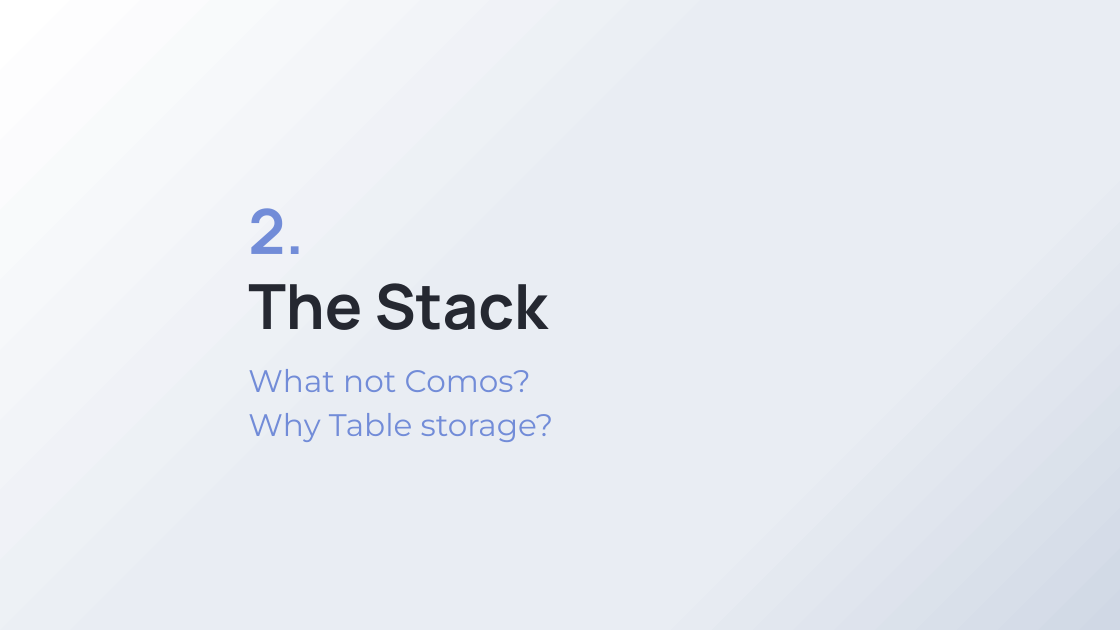
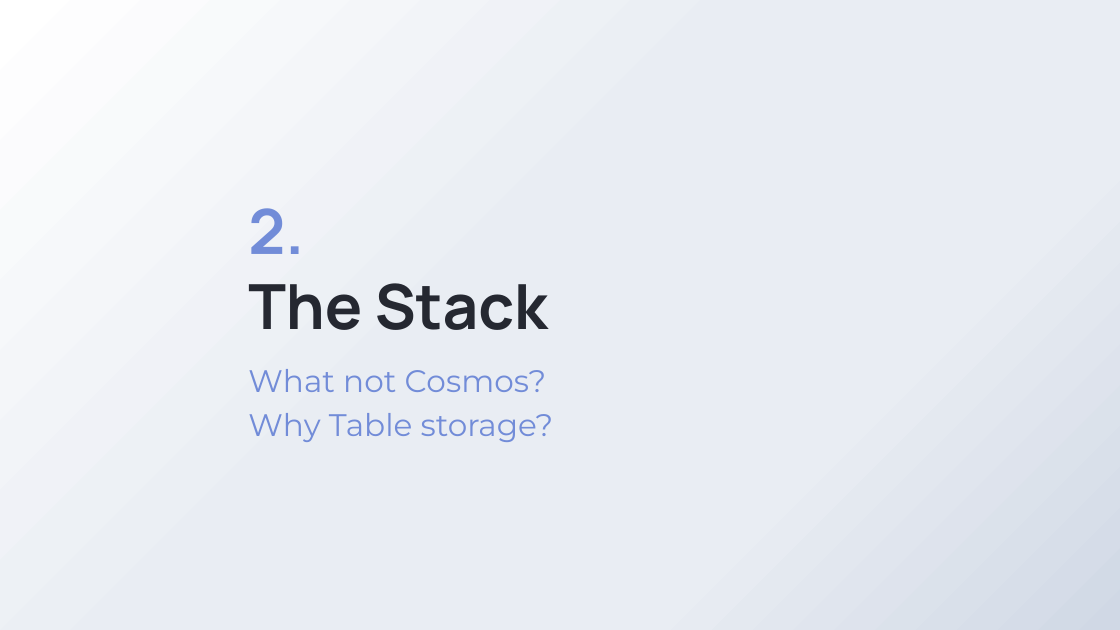
Before and after one commit to carlosjpedro/Chama-Test, a slide deck: slide 5 of MyPresentation.pptx. Drawn at 1120x630 pixels with LibreOffice and Linux fonts; fonts in the diff are those of the drawing; background and template pictures are left out. Boxes give left, top, right and bottom in pixels: in the first picture for what was removed or moved away, otherwise in the second. Text is boxed around its words. In the diff, an @@ line names an element or a change of style, - is before the commit and + after.

```diff
--- a/MyPresentation.pptx
+++ b/MyPresentation.pptx
@@ subtitle at box(248, 369, 547, 392): text changed @@
-What not Comos?
+What not Cosmos?
```
Also in this commit, not shown: 1 other slide changed.
